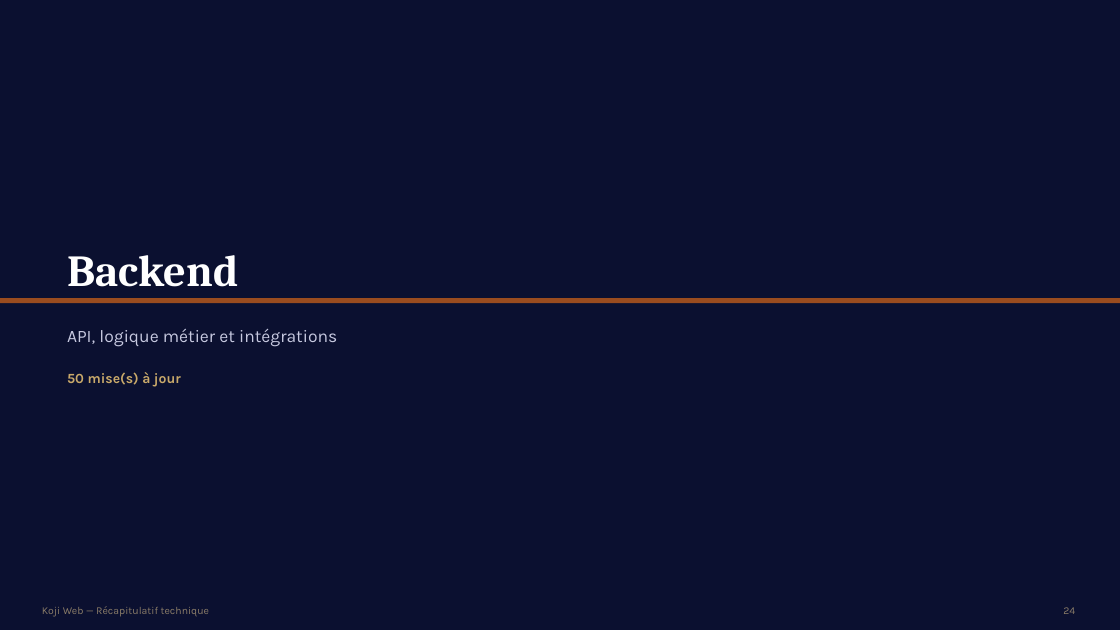
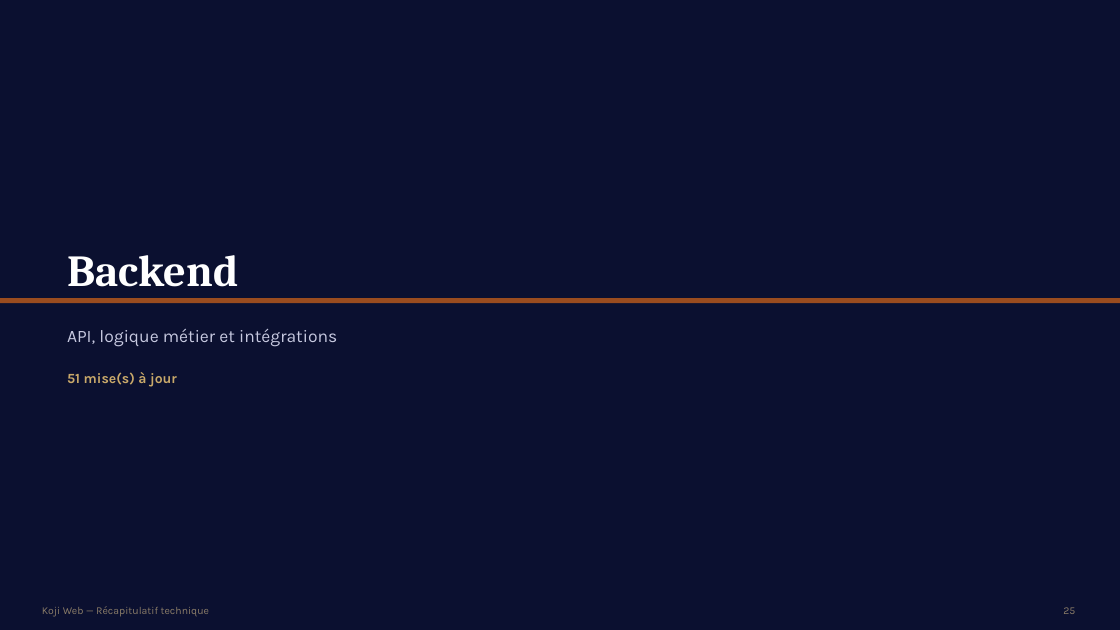
Before and after one commit to bouhouchimira-prog/web-app-Koji, a slide deck: slide 25 of docs/manager-recap/Recap-Koji-Manager.pptx (slide 24 before the commit). Drawn at 1120x630 pixels with LibreOffice and Linux fonts; fonts in the diff are those of the drawing. Boxes give left, top, right and bottom in pixels: in the first picture for what was removed or moved away, otherwise in the second. Text is boxed around its words. In the diff, an @@ line names an element or a change of style, - is before the commit and + after.

```diff
--- a/docs/manager-recap/Recap-Koji-Manager.pptx
+++ b/docs/manager-recap/Recap-Koji-Manager.pptx
@@ text at [67, 372, 177, 387]: text changed @@
-50 mise(s) à jour
+51 mise(s) à jour
@@ text at [1063, 607, 1075, 614]: text changed @@
-24
+25
```
Also in this commit, not shown: 30 other slides changed, 2 slides added, 5 other files.
